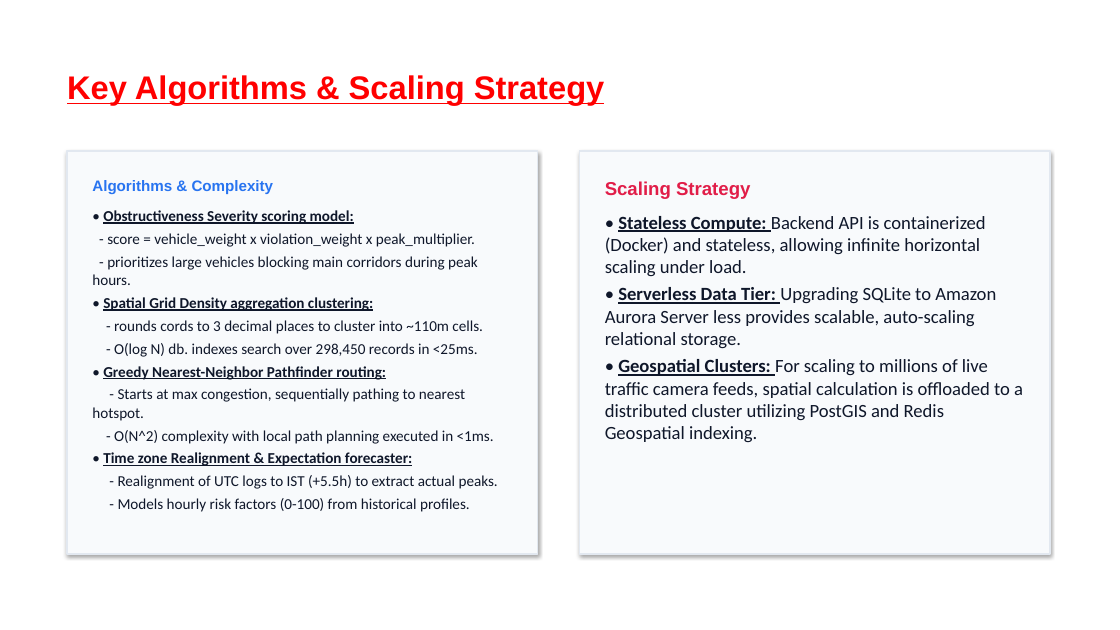
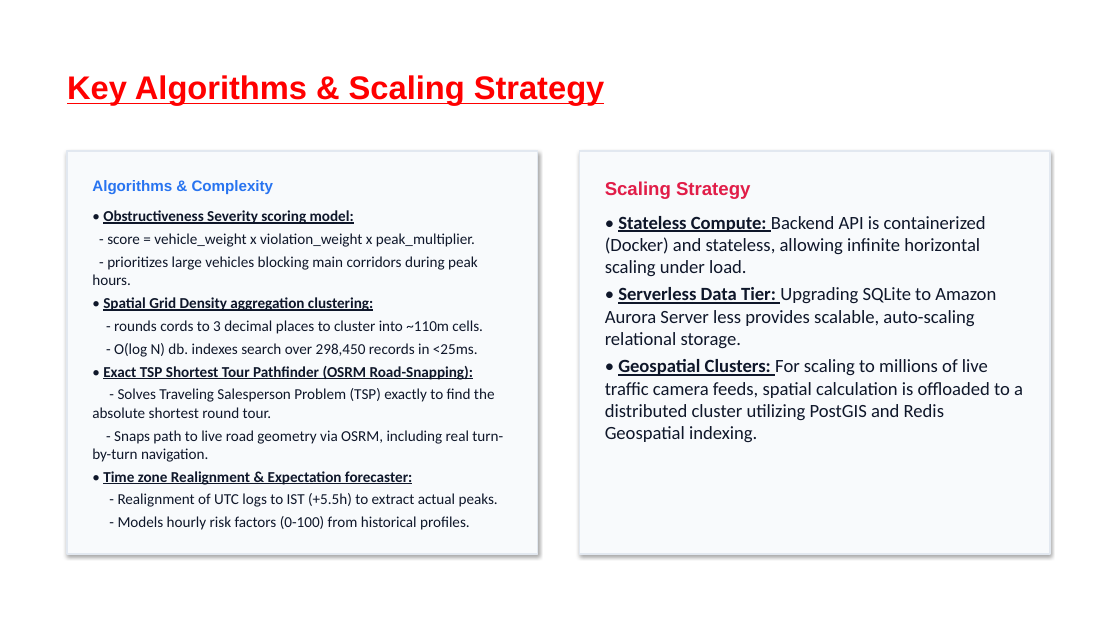
Before and after one commit to sb01022006/ai-parking-congestion-intelligence, a slide deck: slide 8 of Flikart_Grid_Lock_hackathon_Round_2_Confluent.pptx. Drawn at 1120x630 pixels with LibreOffice and Linux fonts; fonts in the diff are those of the drawing; background and template pictures are left out. Boxes give left, top, right and bottom in pixels: in the first picture for what was removed or moved away, otherwise in the second. Text is boxed around its words. In the diff, an @@ line names an element or a change of style, - is before the commit and + after.

Commit message:
Update presentation text for exact TSP and OSRM routing

```diff
--- a/Flikart_Grid_Lock_hackathon_Round_2_Confluent.pptx
+++ b/Flikart_Grid_Lock_hackathon_Round_2_Confluent.pptx
@@ text at (x1=92, y1=366, x2=503, y2=462): text changed @@
-• Greedy Nearest-Neighbor Pathfinder routing:
-- Starts at max congestion, sequentially pathing to nearest hotspot.
-- O(N^2) complexity with local path planning executed in <1ms.
+• Exact TSP Shortest Tour Pathfinder (OSRM Road-Snapping):
+- Solves Traveling Salesperson Problem (TSP) exactly to find the absolute shortest round tour.
+- Snaps path to live road geometry via OSRM, including real turn-by-turn navigation.
```
Also in this commit, not shown: 4 other slides changed.
